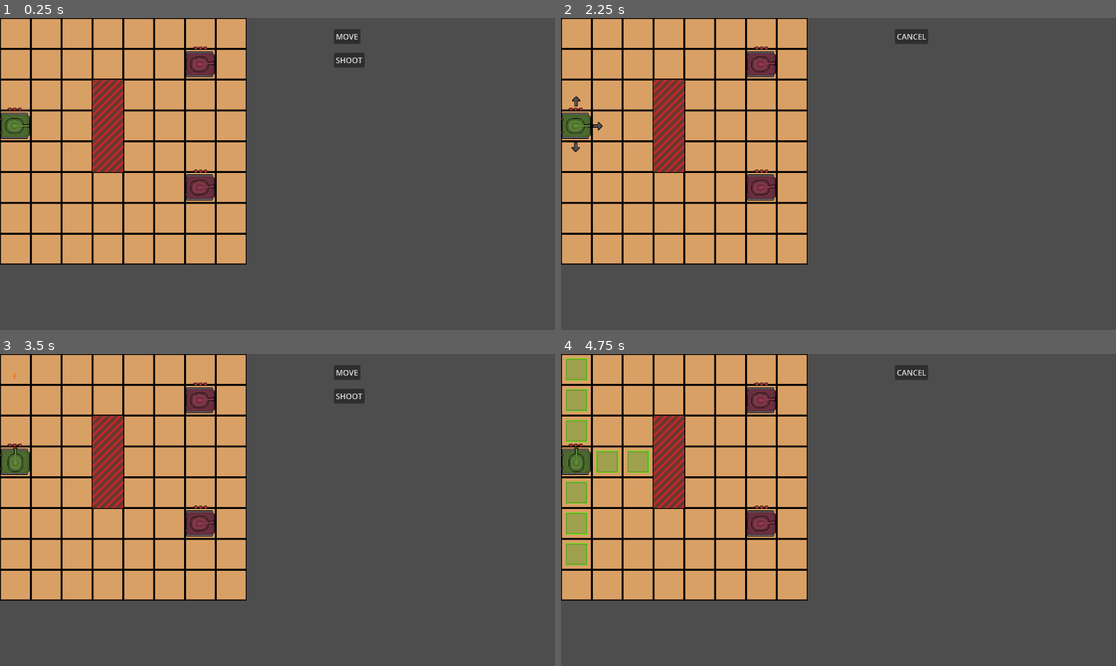
Above: before the commit, frames 1-4 (two rows, left to right).
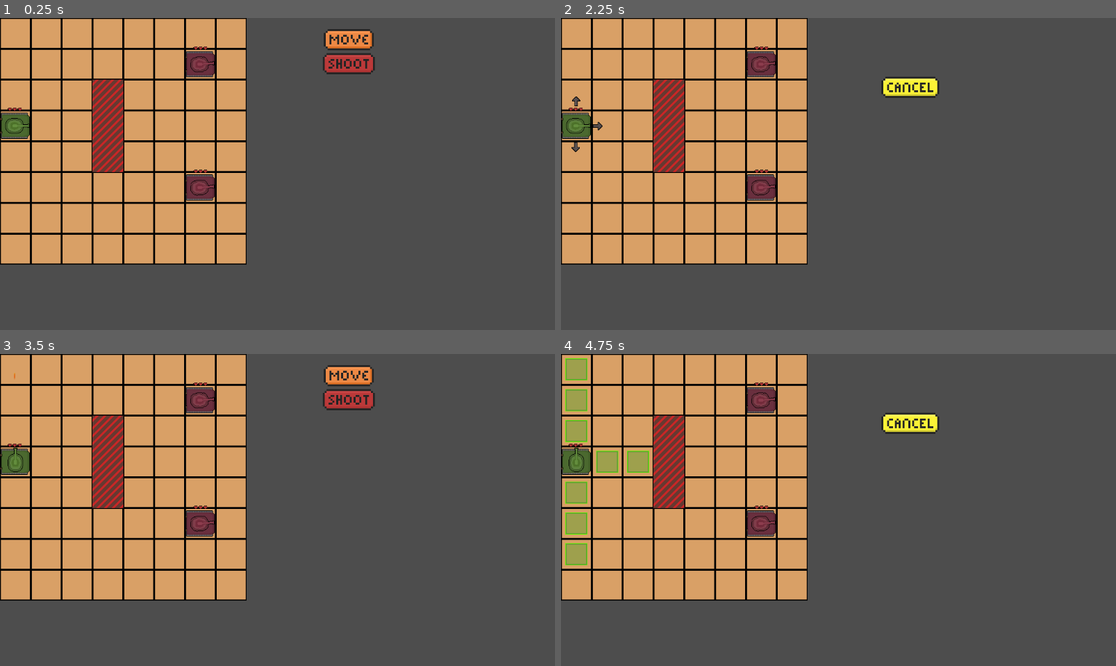
Above: after the commit, the same moments.

Repository: s3716853/tank-game
Game: Godot game, scene res://Scenes/main.tscn
Two runs of this game, one before a commit and one after it. Both use one fixed random seed, a clock stepped at 60 frames per second and the inputs below.
Inputs (mouse positions are in pixels of both pictures, inside the frame that each line leads up to; where the layout moved, square brackets give the same spot in the first picture):
- Up to frame 1 (0.25 s): no input
- Up to frame 2 (2.25 s): click (910, 39) [910, 36] at 0.5 s; click (910, 86) [910, 36] at 1.25 s; click (910, 64) [910, 61] at 2 s
- Up to frame 3 (3.5 s): click (16, 438) at 2.75 s
- Up to frame 4 (4.75 s): click (910, 375) [910, 372] at 3.5 s; tap Enter at 4.25 s; move the mouse to (577, 369) at 4.27 s; click (577, 369) at 4.42 s

The runs differ from the first frame. In frame 1, 1.1% of the frame differs, in the area x 58-68%, y 3-19%; in frame 2, 0.9%; in frame 3, 1.1%; in frame 4, 0.9%.

Commit message:
Cancel button disappears mid move
UI Updates

Diff:
--- a/Prefabs/player.tscn
+++ b/Prefabs/player.tscn
@@ -7,6 +7,12 @@
 [ext_resource type="Texture2D" uid="uid://doqgsbyrna1ce" path="res://Sprites/heart.png" id="5_4v6pv"]
 [ext_resource type="Texture2D" uid="uid://b5xsa8oiuc47" path="res://Sprites/arrow.png" id="6_ol1cb"]
 [ext_resource type="Script" path="res://Scripts/player_shooting.gd" id="6_rh87x"]
+[ext_resource type="Texture2D" uid="uid://dk2a1xj0i11ck" path="res://Sprites/UI/Buttons/move.png" id="8_03cbf"]
+[ext_resource type="Texture2D" uid="uid://dlx7g7gqsirv6" path="res://Sprites/UI/Buttons/move_pressed.png" id="9_ey5b8"]
+[ext_resource type="Texture2D" uid="uid://bhfridnif64i" path="res://Sprites/UI/Buttons/shoot.png" id="10_vsa0q"]
+[ext_resource type="Texture2D" uid="uid://crndsd3b8q5l3" path="res://Sprites/UI/Buttons/shoot_pressed.png" id="11_2umkk"]
+[ext_resource type="Texture2D" uid="uid://bi3vphr41ut8b" path="res://Sprites/UI/Buttons/cancel.png" id="12_7oh0d"]
+[ext_resource type="Texture2D" uid="uid://dtpfnwk7tq0ls" path="res://Sprites/UI/Buttons/cancel_pressed.png" id="13_4dopn"]
 
 [sub_resource type="RectangleShape2D" id="RectangleShape2D_s01wh"]
 size = Vector2(61, 54)
@@ -141,20 +147,30 @@
 offset_right = 40.0
 offset_bottom = 40.0
 
-[node name="Move Button" type="Button" parent="CanvasLayer/Action Buttons"]
-offset_left = 693.0
+[node name="Move Button" type="TextureButton" parent="CanvasLayer/Action Buttons"]
+texture_filter = 1
+layout_mode = 0
+offset_left = 672.0
 offset_top = 23.0
-offset_right = 748.0
-offset_bottom = 54.0
-text = "MOVE"
-
-[node name="Shoot Button" type="Button" parent="CanvasLayer/Action Buttons"]
-offset_left = 693.0
-offset_top = 72.0
-offset_right = 757.0
-offset_bottom = 103.0
-text = "SHOOT
-"
+offset_right = 698.0
+offset_bottom = 34.0
+scale = Vector2(4, 4)
+texture_normal = ExtResource("8_03cbf")
+texture_pressed = ExtResource("9_ey5b8")
+stretch_mode = 0
+
+[node name="Shoot Button" type="TextureButton" parent="CanvasLayer/Action Buttons"]
+texture_filter = 1
+layout_mode = 0
+offset_left = 670.0
+offset_top = 73.0
+offset_right = 697.0
+offset_bottom = 84.0
+scale = Vector2(4, 4)
+texture_normal = ExtResource("10_vsa0q")
+texture_pressed = ExtResource("9_ey5b8")
+texture_focused = ExtResource("11_2umkk")
+stretch_mode = 0
 
 [node name="Cancel Button" type="Control" parent="CanvasLayer"]
 visible = false
@@ -163,12 +179,17 @@
 offset_right = 40.0
 offset_bottom = 40.0
 
-[node name="Cancel Button" type="Button" parent="CanvasLayer/Cancel Button"]
-offset_left = 693.0
-offset_top = 23.0
-offset_right = 748.0
-offset_bottom = 54.0
-text = "CANCEL"
+[node name="Cancel Button" type="TextureButton" parent="CanvasLayer/Cancel Button"]
+texture_filter = 1
+layout_mode = 0
+offset_left = 665.0
+offset_top = 122.0
+offset_right = 695.0
+offset_bottom = 133.0
+scale = Vector2(4, 4)
+texture_normal = ExtResource("12_7oh0d")
+texture_pressed = ExtResource("13_4dopn")
+stretch_mode = 0
 
 [connection signal="pressed" from="Arrows/UP" to="Arrows" method="_on_up_pressed"]
 [connection signal="pressed" from="Arrows/RIGHT" to="Arrows" method="_on_right_pressed"]
--- a/Scripts/EnemyMain.gd
+++ b/Scripts/EnemyMain.gd
@@ -76,6 +76,7 @@
 	add_child(b)
 	b.global_position = bullet_spawn.global_position
 	b.global_rotation = turret.global_rotation
+	await get_tree().create_timer(1).timeout
 	action_taken()
 #Rotate turret smootly
 func rotate_turret(d):
--- a/Scripts/tankMain.gd
+++ b/Scripts/tankMain.gd
@@ -87,6 +87,8 @@
 	target_location = location
 	t = 0
 	body_rotated = false
+	#Turn the cancel button off so you can't cancel mid move
+	UI_change(true,false,false)
 #Shoot button sends signal here
 func _on_shoot_button_pressed() -> void:
 	arrows.visible = true
@@ -113,6 +115,8 @@
 		UI_change(true, true, false)
 #Rotate turret smootly
 func rotate_turret(d):
+	#Turn the cancel button off so you can't cancel mid move
+	UI_change(true,false,false)
 	t2 = 0
 	direction = d
 	turret_rotated = false
Not shown: 1 places in Prefabs/player.tscn that only renumber resources
Binary file added: Sprites/UI/Buttons/cancel.png
Not shown, added: Sprites/UI/Buttons/cancel.png.import
Not shown, added: Sprites/UI/Buttons/cancel_button.png.import
Binary file added: Sprites/UI/Buttons/cancel_pressed.png
Not shown, added: Sprites/UI/Buttons/cancel_pressed.png.import
Binary file added: Sprites/UI/Buttons/move.png
Not shown, added: Sprites/UI/Buttons/move.png.import
Binary file added: Sprites/UI/Buttons/move_pressed.png
Not shown, added: Sprites/UI/Buttons/move_pressed.png.import
Binary file added: Sprites/UI/Buttons/shoot.png
Not shown, added: Sprites/UI/Buttons/shoot.png.import
(and 2 more such lines)
